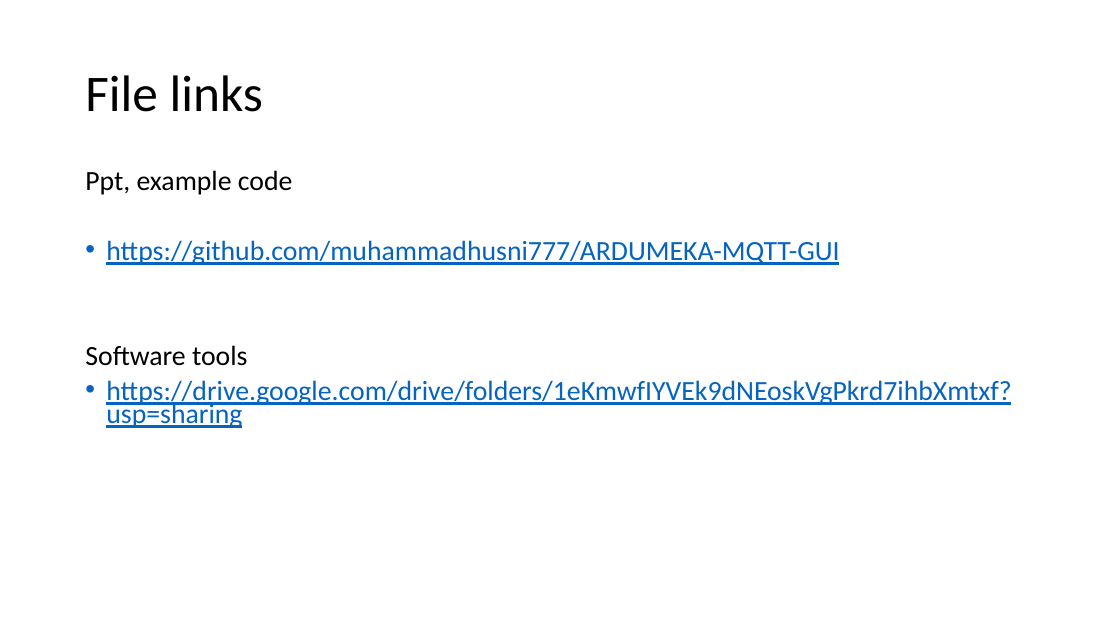
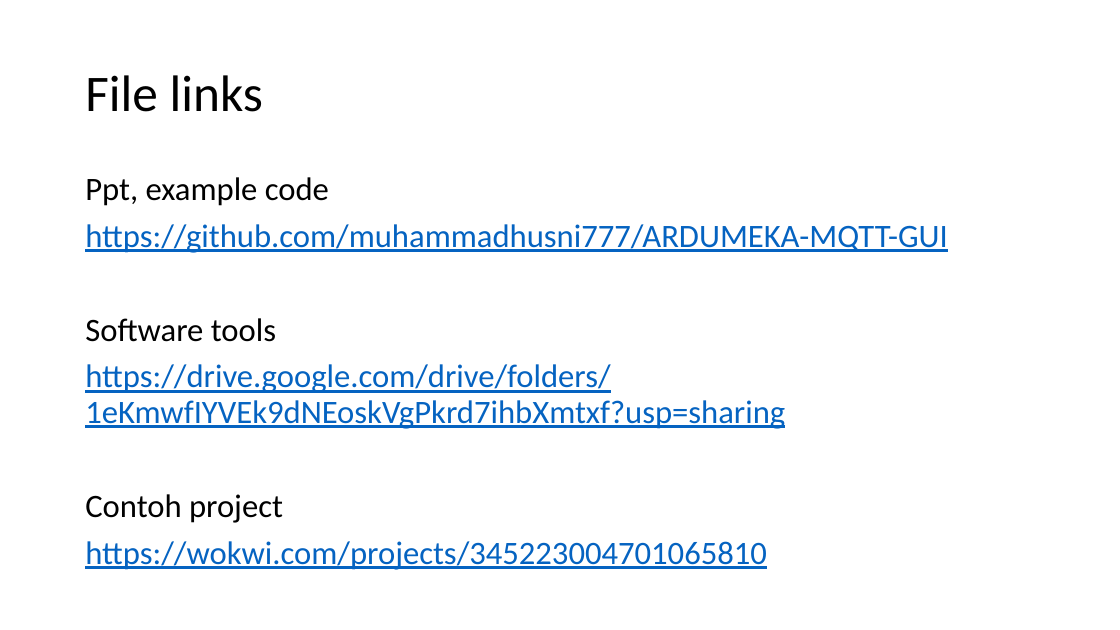
Before and after one commit to muhammadhusni777/ARDUMEKA-MQTT-GUI, a slide deck: slide 4 of Presentasi.pptx. Drawn at 1120x630 pixels with LibreOffice and Linux fonts; fonts in the diff are those of the drawing. Boxes give left, top, right and bottom in pixels: in the first picture for what was removed or moved away, otherwise in the second. Text is boxed around its words. In the diff, an @@ line names an element or a change of style, - is before the commit and + after.

```diff
--- a/Presentasi.pptx
+++ b/Presentasi.pptx
@@ text at bbox=[85, 177, 947, 429]: size 23.8 to 28 pt in "Ppt, example code", "https://github.com/muhammadhusni777/ARDUMEKA-MQTT-GUI", "Software tools", "https://drive.google.com/drive/folders/1eKmwfIYVEk9dNEoskVgP ..."; line spacing 0.7 to 0.9; bullet • to none @@
@@ text at bbox=[85, 494, 767, 570]: paragraphs added @@
+Contoh project
+https://wokwi.com/projects/345223004701065810
```
Also in this commit, not shown: 1 slide added, 1 other file.
